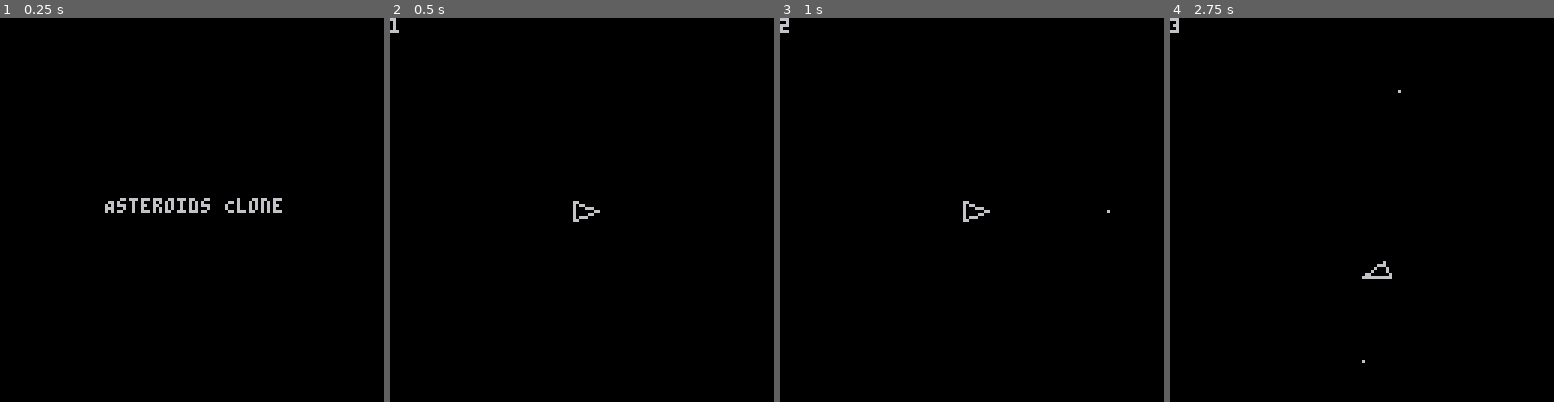
Above: before the commit, frames 1-4 (left to right).
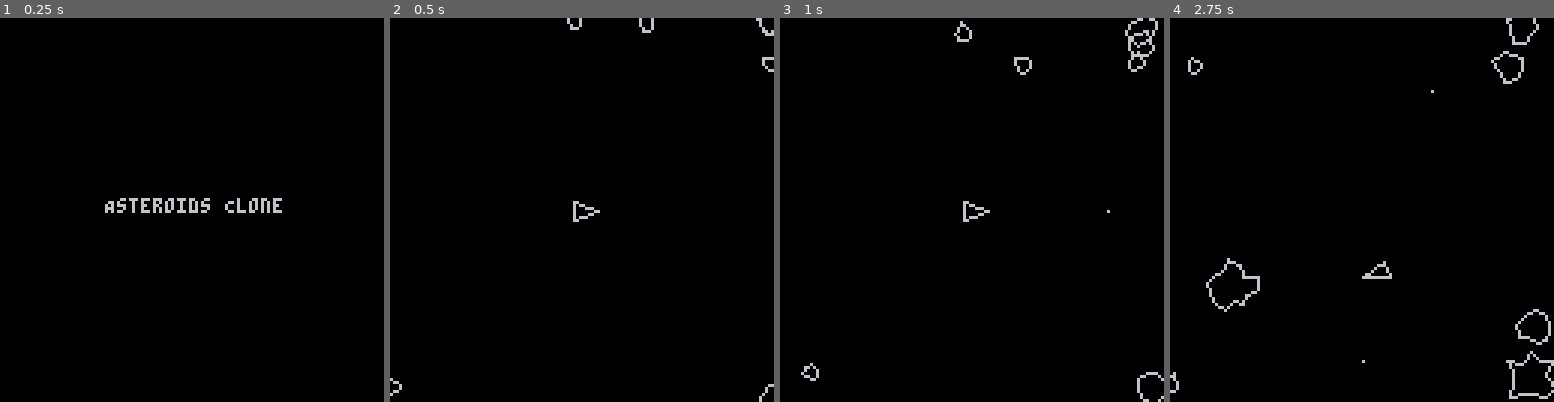
Above: after the commit, the same moments.

Repository: spencersokol/asteroids
Game: PICO-8 cartridge demo.p8
Same seed, same stepped clock (60 frames per second), same inputs: the game is played once before the commit and once after it.
Inputs:
- Up to frame 1 (0.25 s): no input
- Up to frame 2 (0.5 s): tap X (X key) at 0.33 s
- Up to frame 3 (1 s): tap O (Z key) at 0.7 s
- Up to frame 4 (2.75 s): tap X (X key) at 1.07, 1.85 s; hold Right 1.6-2.1 s; tap O (Z key) at 1.7, 2.1, 2.5 s; hold Up 2.15-2.42 s; hold Right from 2.47 s (still down)

Frame 1 is identical in both runs. In frame 2, 0.4% of the frame differs, in the area x 0-100%, y 0-100%; in frame 3, 0.8%; in frame 4, 1.3%.

Commit message:
Add asteroids

Diff:
--- a/demo.p8
+++ b/demo.p8
@@ -5,6 +5,7 @@
 #include src/main.lua
 
 #include src/utils/globals.lua
+#include src/utils/debug.lua
 #include src/utils/class.lua
 #include src/utils/gameobject.lua
 #include src/utils/gamestate.lua
@@ -12,6 +13,7 @@
 #include src/entities/entity.lua
 #include src/entities/ship.lua
 #include src/entities/bullet.lua
+#include src/entities/asteroid.lua
 
 #include src/scenes/scene.lua
 #include src/scenes/title.lua
--- a/src/entities/asteroid.lua
+++ b/src/entities/asteroid.lua
@@ -0,0 +1,98 @@
+asteroid = entity:extend({
+
+    label = "asteroid",
+
+    x = 0,
+    y = 0,
+    width = 7,
+    variation = 3,
+    points = {},
+    min_points = 8,
+    rotation = 0,
+    speed = 0,
+    spin = 0,
+    spin_speed = 0,
+    x_velocity = 0,
+    y_velocity = 0,
+
+    init = function(_ENV)
+
+        entity.init(_ENV)
+
+        points = {}
+
+        -- generate random starting info, with position away from ship
+        speed = rnd(0.75) + 0.25
+        rotation = rnd()
+        spin_speed = rnd(0.015)
+
+        x = cos(rotation) * -256
+        y = sin(rotation) * -256
+
+        x_velocity = cos(rotation) * speed
+        y_velocity = sin(rotation) * speed
+
+        -- generate random number of points based on size
+        local num_points = flr(rnd(5)) + width
+
+        if (num_points < min_points) num_points = min_points
+
+        for i = 1, num_points do
+            local distance = width - (flr(rnd(variation)) + 1)
+            add(points, distance)
+        end
+
+    end,
+
+    update = function(_ENV)
+
+        entity.update(_ENV)
+
+        -- update position
+        x += x_velocity
+        y += y_velocity
+
+        -- don't go off screen
+        if (x > 128) x = 0
+        if (x < 0) x = 128
+        if (y > 128) y = 0
+        if (y < 0) y = 128
+
+        spin += spin_speed
+
+    end,
+
+    draw = function(_ENV)
+
+        for i = 1, #points do
+
+            local j = i + 1
+            if (j > #points) j = 1
+
+            local d1 = points[i]
+            local d2 = points[j]
+
+            local r1 = i/#points -- rotation
+            local r2 = j/#points -- rotation
+
+            line(
+                x + cos(r1 + spin) * d1,
+                y + sin(r1 + spin) * d1,
+                x + cos(r2 + spin) * d2,
+                y + sin(r2 + spin) * d2
+            )
+
+        end
+    end,
+
+})
+
+small_asteroid = asteroid:extend({
+    width = 4,
+    variation = 2
+})
+
+large_asteroid = asteroid:extend({
+    width = 10,
+    variation = 5
+})
--- a/src/entities/bullet.lua
+++ b/src/entities/bullet.lua
@@ -11,15 +11,16 @@
 
     -- movement
     speed = 5,
-    velocity = { x = 0, y = 0 },
+    x_velocity = 0,
+    y_velocity = 0,
     distance = 0,
 
     init = function(_ENV)
 
         entity.init(_ENV)
 
-        velocity.x = cos(rotation) * speed
-        velocity.y = sin(rotation) * speed
+        x_velocity = cos(rotation) * speed
+        y_velocity = sin(rotation) * speed
 
     end,
 
@@ -28,8 +29,8 @@
         entity.update(_ENV)
 
         -- update position
-        x += velocity.x
-        y += velocity.y
+        x += x_velocity
+        y += y_velocity
 
         -- don't go off screen
         if (x > 128) x = 0
--- a/src/entities/ship.lua
+++ b/src/entities/ship.lua
@@ -21,7 +21,8 @@
     rotation = 0,
 
     -- movement
-    velocity = { x = 0, y = 0 },
+    x_velocity = 0,
+    y_velocity = 0,
 
     calculate_border_points = function(_ENV)
 
@@ -49,8 +50,8 @@
 
         rotation = 0
 
-        velocity.x = 0
-        velocity.y = 0
+        x_velocity = 0
+        y_velocity = 0
 
         _ENV:calculate_border_points()
 
@@ -62,11 +63,11 @@
 
         -- handle movement input
         if btn(2) then
-            velocity.x = cos(rotation) * speed
-            velocity.y = sin(rotation) * speed
+            x_velocity = cos(rotation) * speed
+            y_velocity = sin(rotation) * speed
         else -- slow down over time
-            velocity.x *= friction
-            velocity.y *= friction
+            x_velocity *= friction
+            y_velocity *= friction
         end
 
         -- handle rotation input
@@ -95,8 +96,8 @@
         end
 
         -- update position
-        x += velocity.x
-        y += velocity.y
+        x += x_velocity
+        y += y_velocity
 
         -- don't go off screen
         if (x > 128) x = 0
--- a/src/scenes/game.lua
+++ b/src/scenes/game.lua
@@ -1,7 +1,16 @@
 game = scene:extend({
 
     init = function(_ENV)
+
+        local asteroid_types = { small_asteroid, asteroid, large_asteroid }
+
         ship:new()
+
+        for i = 1, 7 do
+            local asteroid_type = rnd(asteroid_types)
+            asteroid_type:new()
+        end
+
     end,
 
     update = function(_ENV)
@@ -31,7 +40,6 @@
     draw = function(_ENV)
         cls()
 
-        print(#entity.objects)
         -- decide on what objects to actually draw first
         -- this just tries to draw everything
         for e in all(entity.objects) do
--- a/src/utils/debug.lua
+++ b/src/utils/debug.lua
@@ -0,0 +1,7 @@
+function log(any, overwrite)
+  printh(tostr(any), logfile or "log", overwrite)
+end
+
+function enable_debug()
+    -- hitboxes?
+end
Not shown, changed: README.md
